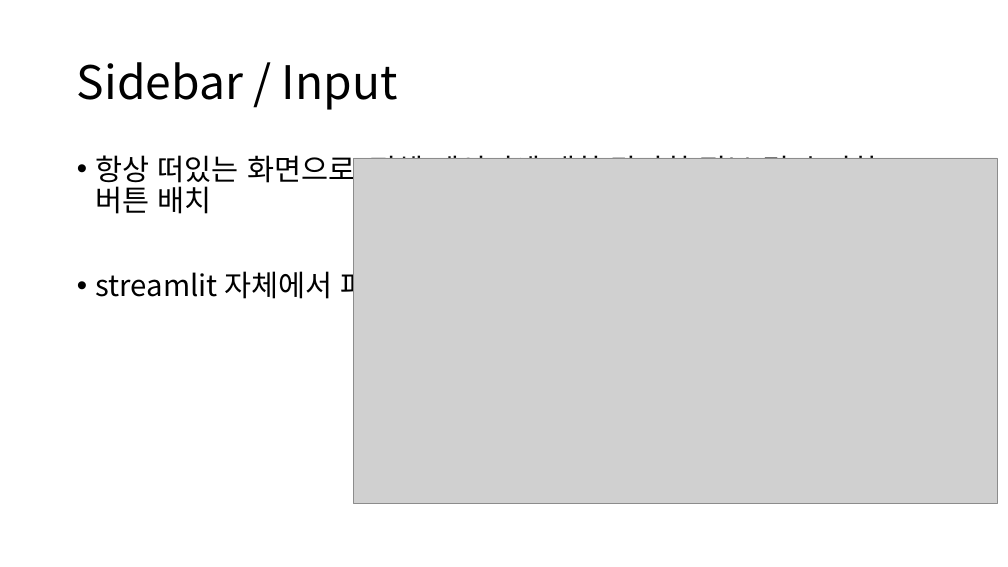
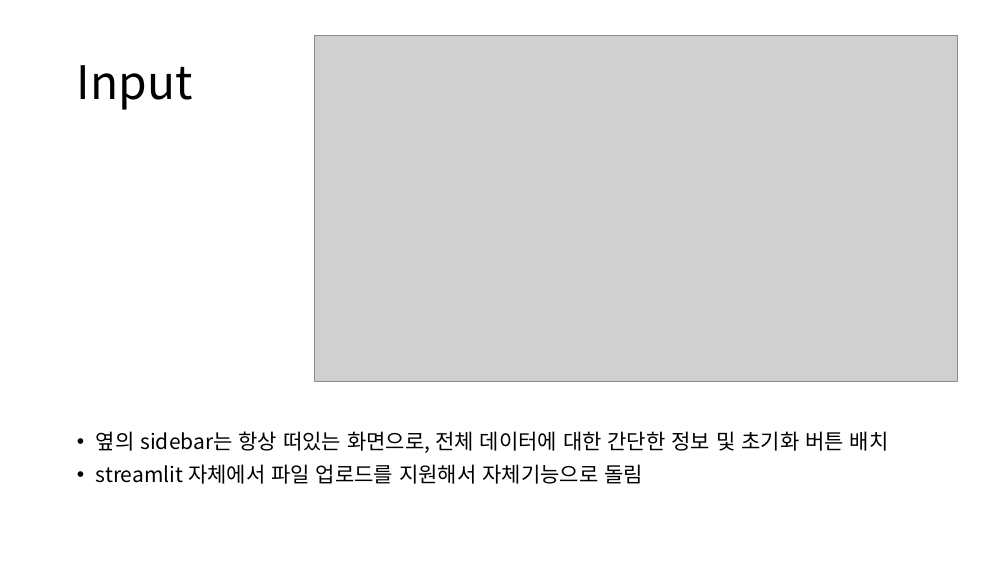
Before and after one commit to semistone97/pjt-SEO, a slide deck: slide 8 of jskim/키워드 기반 리스팅 최적화 에이전트 - 구현파트.pptx (slide 7 before the commit). Drawn at 1008x567 pixels with LibreOffice and Linux fonts; fonts in the diff are those of the drawing; grey boxes stand for pictures. Boxes give left, top, right and bottom in pixels: in the first picture for what was removed or moved away, otherwise in the second. Text is boxed around its words. In the diff, an @@ line names an element or a change of style, - is before the commit and + after.

```diff
--- a/jskim/키워드 기반 리스팅 최적화 에이전트 - 구현파트.pptx
+++ b/jskim/키워드 기반 리스팅 최적화 에이전트 - 구현파트.pptx
@@ picture: place and size @@
-picture at (354,158,997,504)
+picture at (315,36,958,381)
@@ title at (77,65,193,110): text changed @@
-Sidebar / Input
+Input
@@ text "옆의 sidebar는 항상 떠있는 화면으로, ...": place and size @@
-text "옆의 sidebar는 항상 떠있는 화면으로, ..." at (96,150,878,304)
+text "옆의 sidebar는 항상 떠있는 화면으로, ..." at (96,431,889,484)
@@ text at (96,431,889,453): text changed; size 28 to 20 pt @@
-• 항상 떠있는 화면으로, 전체 데이터에 대한 간단한 정보 및 초기화 버튼 배치
+• 옆의 sidebar는 항상 떠있는 화면으로, 전체 데이터에 대한 간단한 정보 및 초기화 버튼 배치
@@ text at (96,464,643,484): size 28 to 20 pt in "streamlit 자체에서 파일 업로드를 지원해서 자체기능으로 돌림" @@
```
Also in this commit, not shown: 6 other slides changed, 2 slides added, 1 slide removed, 3 other files.
